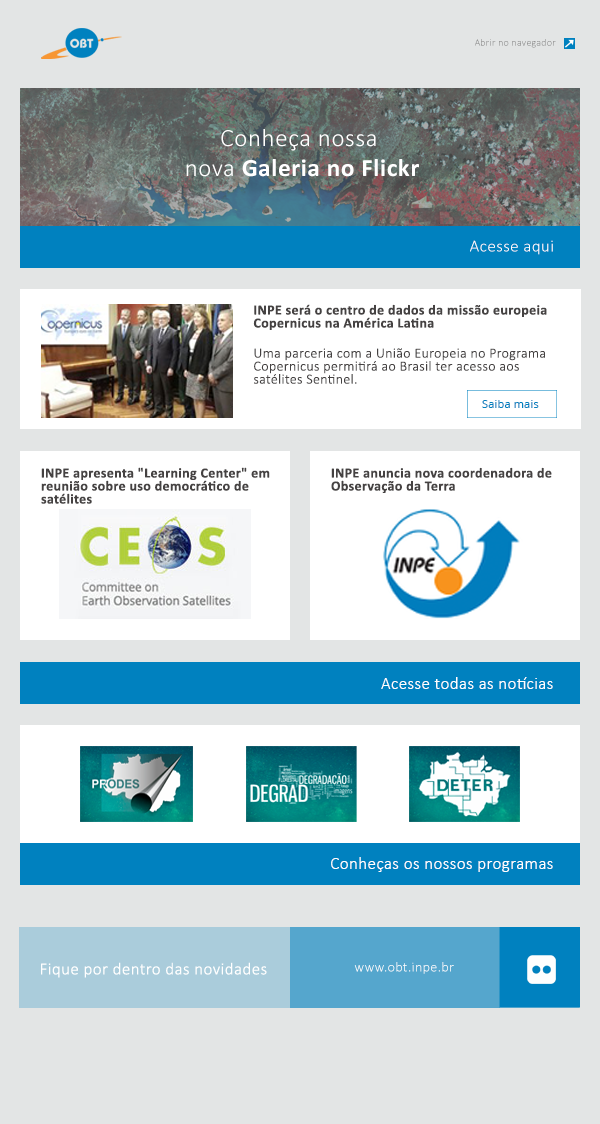
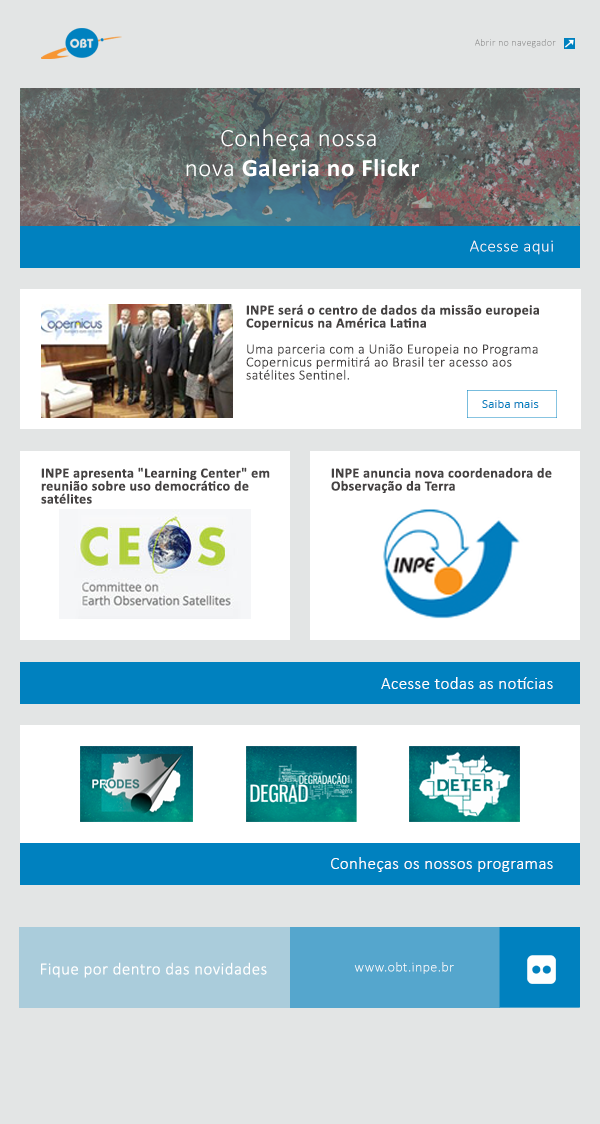
Layer changes from the first 600×1124 image to the second:
renamed "Uma parceria com a União Europeia no Programa Copernicus permit" to "INPE será o centro de dados da missão europeia Copernicus na Am", painted on it over 246, 304, 545, 384
renamed "INPE será o centro de dados da missão europeia Copernicus na Am" to "Camada 16", painted on it over 253, 304, 547, 330
